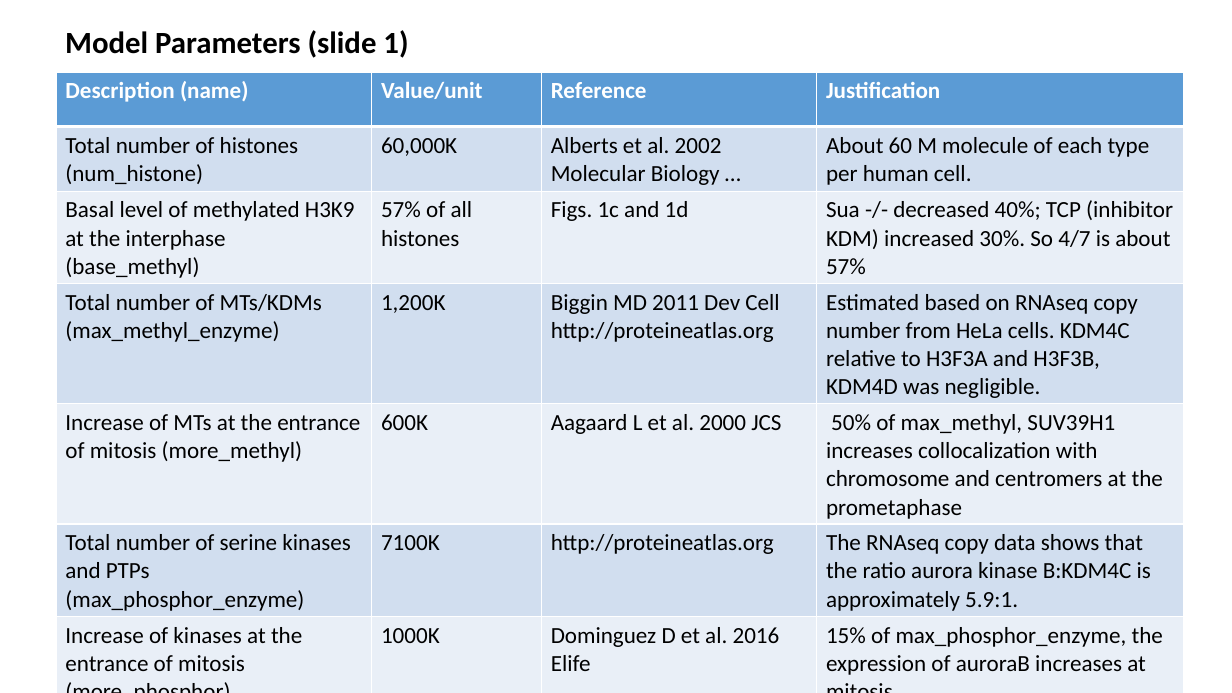
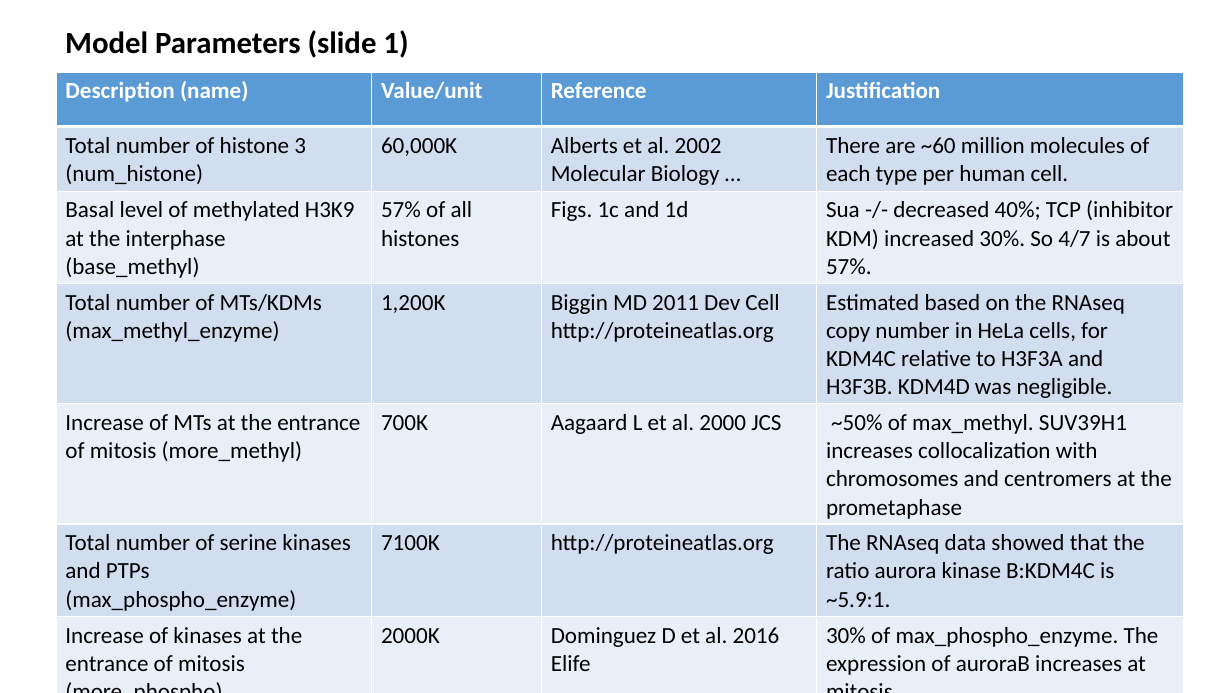
Before and after one commit to lu6007/fluocell, a slide deck: slide 4 of app/model/result_0211_2017.pptx. Drawn at 1232x693 pixels with LibreOffice and Linux fonts; fonts in the diff are those of the drawing. Boxes give left, top, right and bottom in pixels: in the first picture for what was removed or moved away, otherwise in the second. Text is boxed around its words. In the diff, an @@ line names an element or a change of style, - is before the commit and + after.

Commit message:
Update the phosphorylation methylation model

```diff
--- a/app/model/result_0211_2017.pptx
+++ b/app/model/result_0211_2017.pptx
@@ table at <box>56,72,1185,693</box> @@
-row 2, column 1: Total number of histones (num_histone)
+row 2, column 1: Total number of histone 3 (num_histone)
-row 2, column 4: About 60 M molecule of each type per human cell.
+row 2, column 4: There are ~60 million molecules of each type per human cell.
-row 3, column 4: Sua -/- decreased 40%; TCP (inhibitor KDM) increased 30%. So 4/7 is about 57%
+row 3, column 4: Sua -/- decreased 40%; TCP (inhibitor KDM) increased 30%. So 4/7 is about 57%.
-row 4, column 4: Estimated based on RNAseq copy number from HeLa cells. KDM4C relative to H3F3A and H3F3B, KDM4D was negligible.
+row 4, column 4: Estimated based on the RNAseq copy number in HeLa cells, for KDM4C relative to H3F3A and H3F3B. KDM4D was negligible.
-row 5, column 2: 600K
+row 5, column 2: 700K
-row 5, column 4: 50% of max_methyl, SUV39H1 increases collocalization with chromosome and centromers at the prometaphase
+row 5, column 4: ~50% of max_methyl. SUV39H1 increases collocalization with chromosomes and centromers at the prometaphase
-row 6, column 1: Total number of serine kinases and PTPs (max_phosphor_enzyme)
+row 6, column 1: Total number of serine kinases and PTPs (max_phospho_enzyme)
-row 6, column 4: The RNAseq copy data shows that the ratio aurora kinase B:KDM4C is approximately 5.9:1.
+row 6, column 4: The RNAseq data showed that the ratio aurora kinase B:KDM4C is ~5.9:1.
-row 7: Increase of kinases at the entrance of mitosis (more_phosphor) | 1000K | Dominguez D et al. 2016 Elife | 15% of max_phosphor_enzyme, the expression of auroraB increases at mitosis.
+row 7: Increase of kinases at the entrance of mitosis (more_phospho) | 2000K | Dominguez D et al. 2016 Elife | 30% of max_phospho_enzyme. The expression of auroraB increases at mitosis.
-row 8, column 2: 60 min *num_histone
+row 8, column 2: 90 min *num_histone
```
Also in this commit, not shown: 8 other slides changed, 1 slide added, 3 other files.
